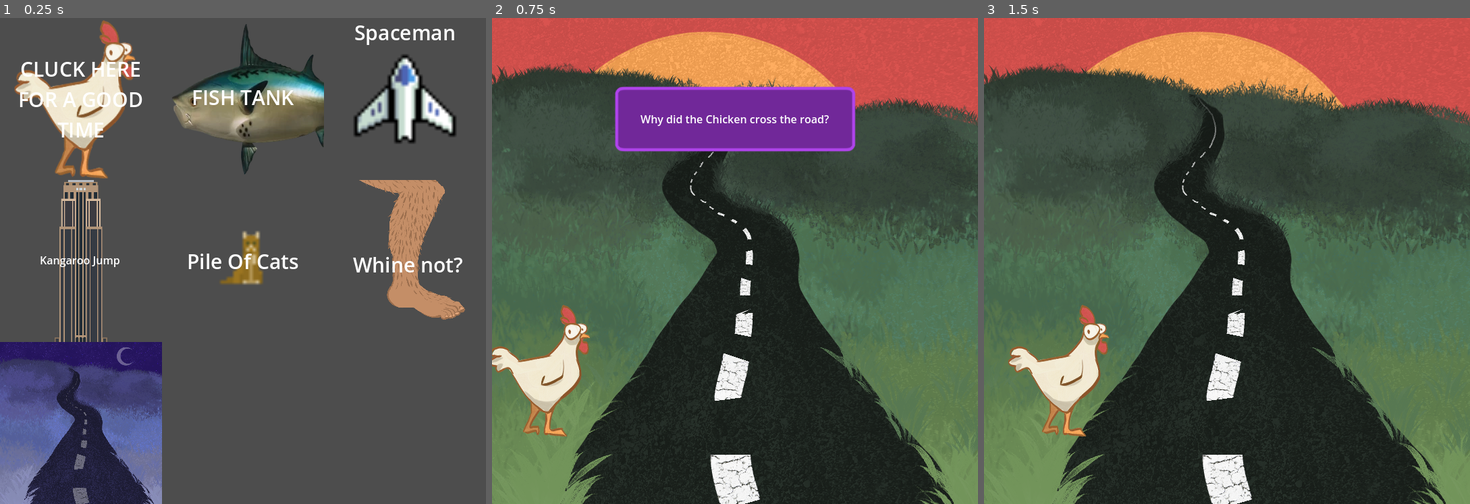
Above: before the commit, frames 1-3 (left to right).
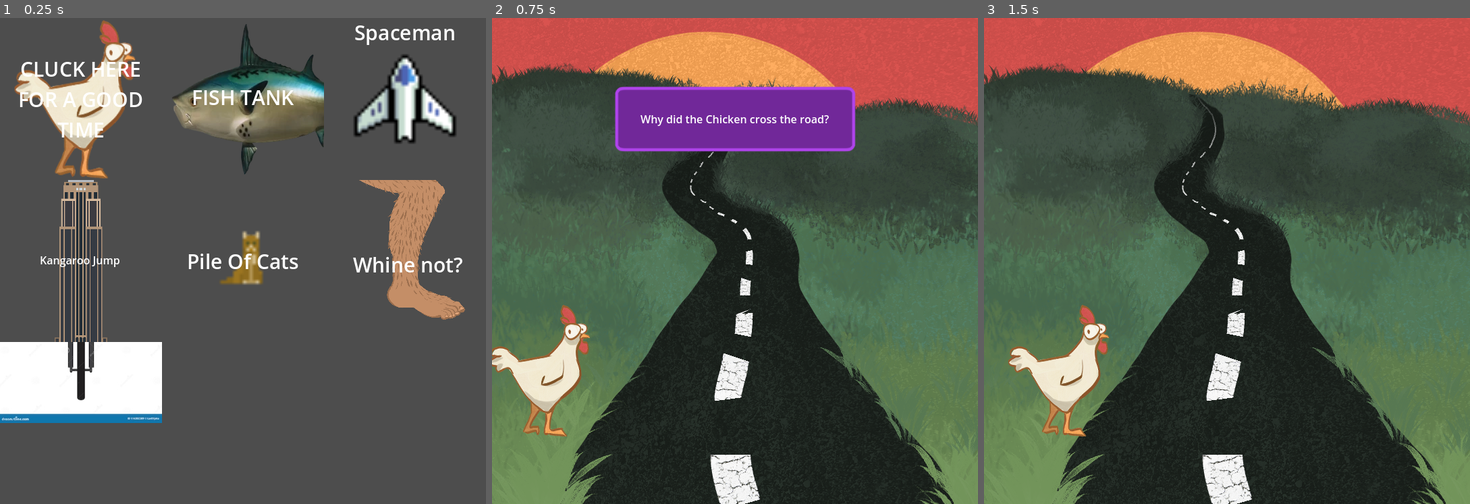
Above: after the commit, the same moments.

Repository: aceysmith/dad-jokes-irl
Game: Godot game, scene res://MainMenu/joke_picker.tscn
Two runs of this game, one before a commit and one after it. Both use one fixed random seed, a clock stepped at 60 frames per second and the inputs below. Sound files missing from this copy of the repository are replaced by a short silence.
Inputs (mouse positions are in pixels of both pictures, inside the frame that each line leads up to):
- Up to frame 1 (0.25 s): no input
- Up to frame 2 (0.75 s): click "CLUCK HERE FOR A GOOD TIME" at 0.5 s
- Up to frame 3 (1.5 s): tap Enter (ui_accept) at 1.25 s; move the mouse to (1333, 236) at 1.27 s; hold Right (ui_right) from 1.28 s (still down); click (1333, 236) at 1.42 s

The runs differ from the first frame. In frame 1, 11% of the frame differs, in the area x 0-34%, y 66-100%; in frame 2, nothing differs; in frame 3, nothing differs.

Commit message:
Tweaked bike joke difficulty, added sleeping noises

Diff:
--- a/Bike/bike.gd
+++ b/Bike/bike.gd
@@ -1,10 +1,35 @@
 extends BaseJoke
 @onready var bike_sprite = $BikeSprite
+@onready var sleeping_noises = $SleepingNoises
+@onready var thought_cloud = $SleepingNoises/ThoughtCloud
+
+var difficulty: float = 1.001
+var begun:bool = false
+var bike_fell: bool = false
+
+func _ready():
+	instructions_hidden.connect(func():
+		begun = true
+	)
 
 func _process(delta):
+	if !begun or bike_fell:
+		return
+
+	if abs(bike_sprite.rotation_degrees) < .001:
+		bike_sprite.rotation_degrees += 1
+
+	difficulty += .00001
 	if bike_sprite.rotation_degrees > -90 and bike_sprite.rotation_degrees < 90:
-		bike_sprite.rotation = bike_sprite.rotation * 1.01
+		bike_sprite.rotation_degrees = bike_sprite.rotation_degrees * difficulty
 	else:
+		bike_fell = true
+		sleeping_noises.show()
+		if bike_sprite.rotation_degrees > 0:
+			sleeping_noises.position = Vector2(650, 500)
+		else:
+			thought_cloud.flip_h = true
+			sleeping_noises.position = Vector2(100, 500)
 		wrap_up_joke()
 
 func _input(event: InputEvent):
--- a/Bike/bike.tscn
+++ b/Bike/bike.tscn
@@ -1,9 +1,10 @@
-[gd_scene load_steps=5 format=3 uid="uid://byqd0b72f64g5"]
+[gd_scene load_steps=6 format=3 uid="uid://byqd0b72f64g5"]
 
 [ext_resource type="PackedScene" uid="uid://bwkgq2rmtxyms" path="res://BaseJoke/base_joke.tscn" id="1_j338s"]
 [ext_resource type="Script" path="res://Bike/bike.gd" id="2_bb7n3"]
 [ext_resource type="Texture2D" uid="uid://cpslqdlwhfd17" path="res://Bike/bicycle_background.png" id="3_lysuc"]
 [ext_resource type="Texture2D" uid="uid://s3xu7etmwwbt" path="res://Bike/bike.png" id="4_n0ibm"]
+[ext_resource type="Texture2D" uid="uid://ckyay126e4kjn" path="res://FishTank/fish-asset/speech-bubble-thought-bubble-comic-bubble-transparent-free-free-png.png" id="5_inwb4"]
 
 [node name="Joke" instance=ExtResource("1_j338s")]
 script = ExtResource("2_bb7n3")
@@ -23,6 +24,21 @@
 
 [node name="BikeSprite" type="Sprite2D" parent="." index="7"]
 position = Vector2(377, 653)
-rotation = 0.0174533
 scale = Vector2(0.709375, 0.709375)
 texture = ExtResource("4_n0ibm")
+
+[node name="SleepingNoises" type="Node2D" parent="." index="8"]
+visible = false
+position = Vector2(200, 500)
+
+[node name="ThoughtCloud" type="Sprite2D" parent="SleepingNoises" index="0"]
+scale = Vector2(0.05, 0.05)
+texture = ExtResource("5_inwb4")
+
+[node name="Label" type="Label" parent="SleepingNoises" index="1"]
+offset_left = -19.0
+offset_top = -19.0
+offset_right = 21.0
+offset_bottom = 4.0
+theme_override_colors/font_color = Color(0, 0, 0, 1)
+text = "ZZZ"
--- a/MainMenu/joke_picker.tscn
+++ b/MainMenu/joke_picker.tscn
@@ -15,7 +15,7 @@
 [ext_resource type="Texture2D" uid="uid://bshkl0pbxoyvr" path="res://Wine/foot.png" id="11_igj0j"]
 [ext_resource type="AudioStream" uid="uid://cufno2m7w7ldk" path="res://MainMenu/Dad_Rag.mp3" id="11_lylin"]
 [ext_resource type="PackedScene" uid="uid://v0hubiwcfpbc" path="res://Wine/wine.tscn" id="12_p1phu"]
-[ext_resource type="Texture2D" uid="uid://cpslqdlwhfd17" path="res://Bike/bicycle_background.png" id="15_jkj3t"]
+[ext_resource type="Texture2D" uid="uid://s3xu7etmwwbt" path="res://Bike/bike.png" id="15_7uew0"]
 [ext_resource type="PackedScene" uid="uid://byqd0b72f64g5" path="res://Bike/bike.tscn" id="16_5hxdj"]
 
 [node name="JokePicker" type="Node2D"]
@@ -116,7 +116,7 @@
 
 [node name="BikeJokeButton" parent="JokesBox" instance=ExtResource("1_n1pko")]
 layout_mode = 2
-texture_normal = ExtResource("15_jkj3t")
+texture_normal = ExtResource("15_7uew0")
 joke_packed_scene = ExtResource("16_5hxdj")
 
 [node name="YouWinScreen" type="ColorRect" parent="."]
